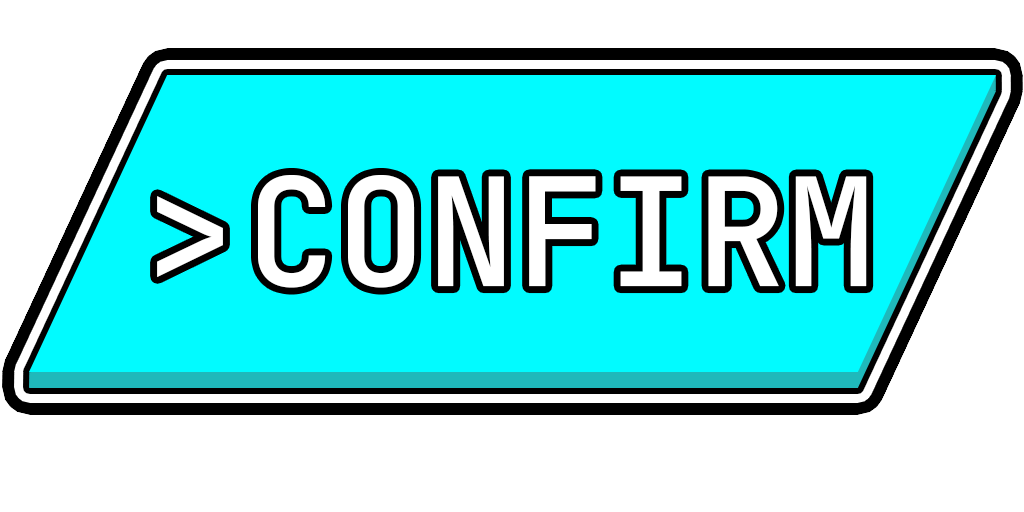
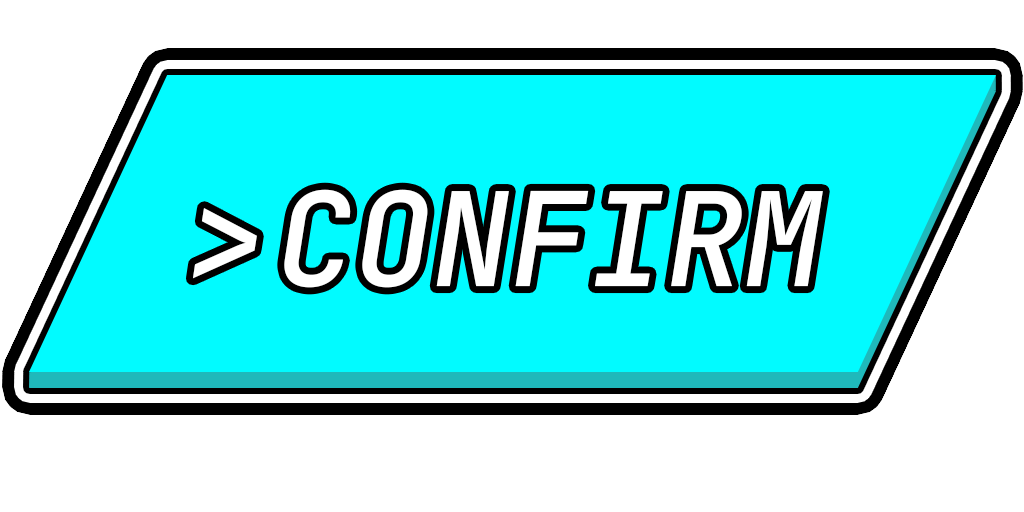
Two versions of the same layered image (1024x512). Layer-by-layer changes:
painted on "CONFIRM" over [157, 175, 867, 288]